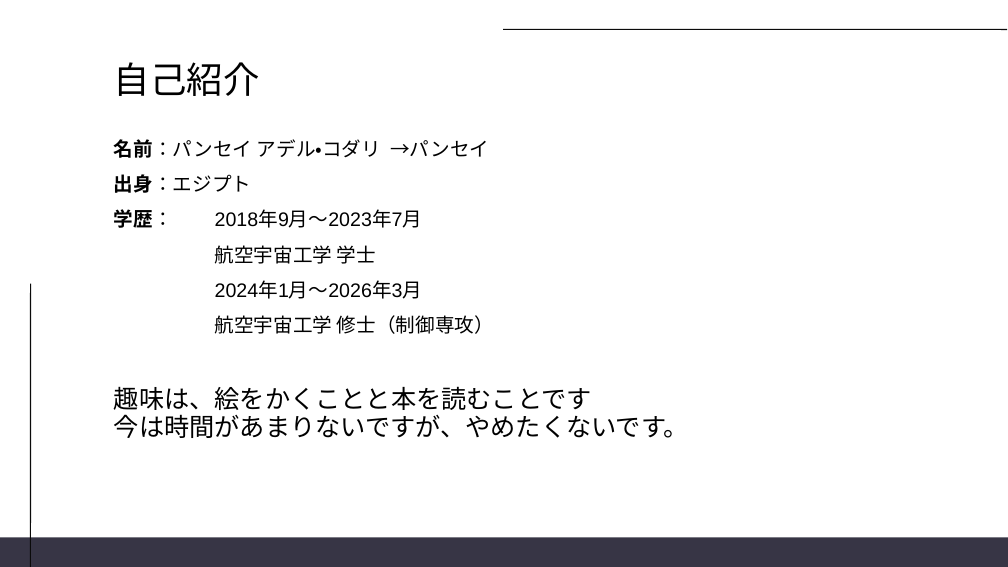
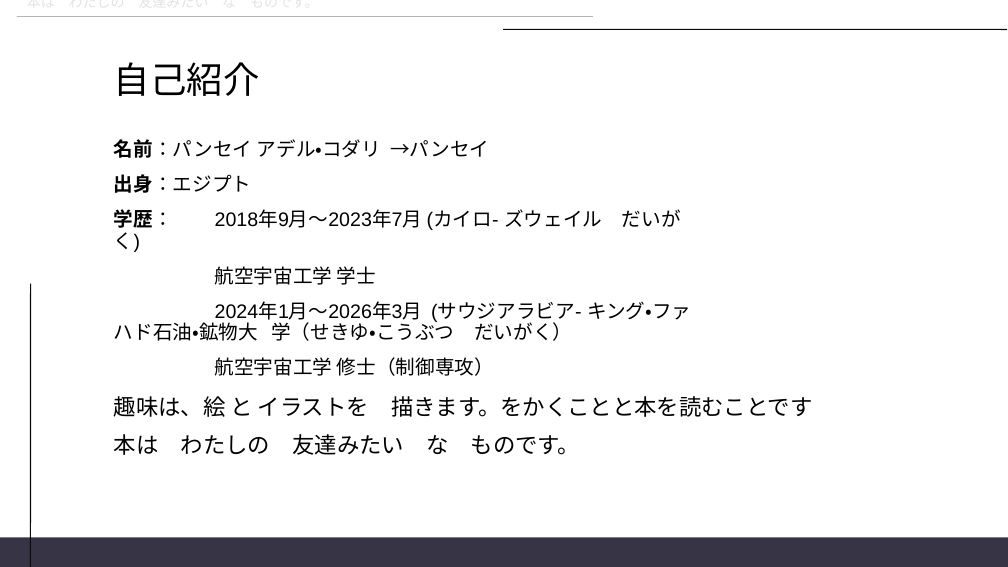
Before and after one commit to Pansy-k/Thesis, a slide deck: slide 2 of nooo.pptx. Drawn at 1008x567 pixels with LibreOffice and Linux fonts; fonts in the diff are those of the drawing. Boxes give left, top, right and bottom in pixels: in the first picture for what was removed or moved away, otherwise in the second. Text is boxed around its words. In the diff, an @@ line names an element or a change of style, - is before the commit and + after.

```diff
--- a/nooo.pptx
+++ b/nooo.pptx
@@ text added at [17, 17, 594, 17], 10 pt, text #E3E3E3 @@
+本は わたしの 友達みたい な ものです。
@@ text at [114, 209, 681, 230]: text changed @@
-学歴： 2018年9月〜2023年7月
+学歴： 2018年9月〜2023年7月 (カイロ- ズウェイル だいがく)
@@ text at [114, 301, 691, 341]: text changed @@
-2024年1月〜2026年3月
+2024年1月〜2026年3月 (サウジアラビア- キング・ファハド石油・鉱物大 学（せきゆ・こうぶつ だいがく）
@@ text at [114, 396, 812, 455]: text changed; size 18 to 16 pt @@
-趣味は、絵をかくことと本を読むことです
-今は時間があまりないですが、やめたくないです。
+趣味は、絵 と イラストを 描きます。をかくことと本を読むことです
+本は わたしの 友達みたい な ものです。
```
Also in this commit, not shown: 5 other slides changed.
